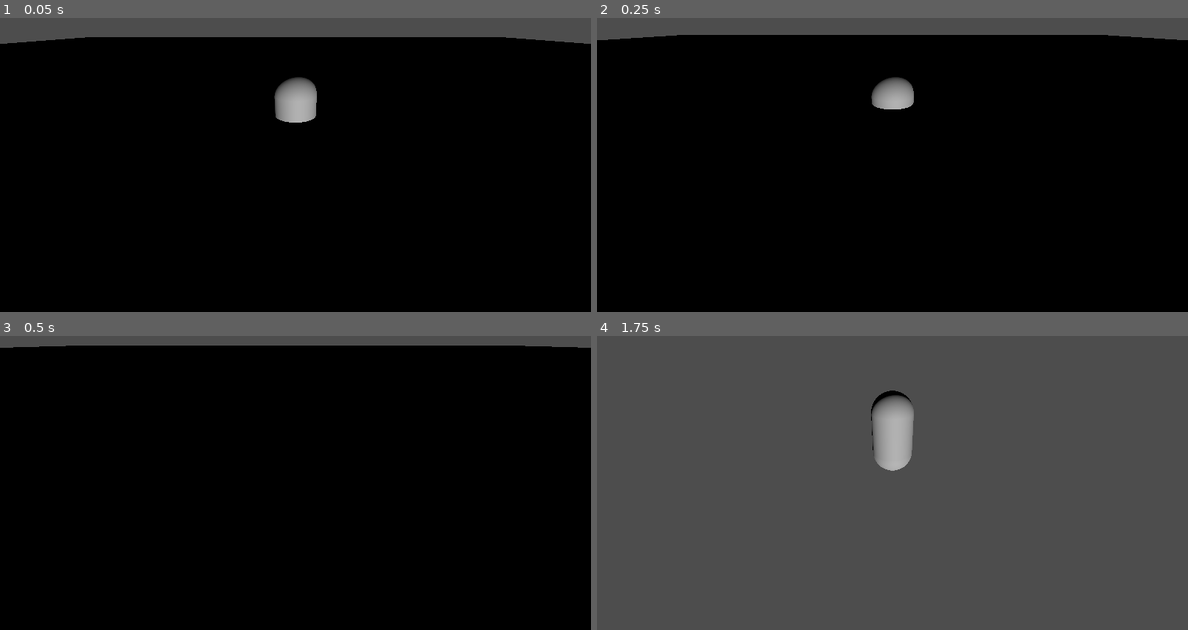
Above: before the commit, frames 1-4 (two rows, left to right).
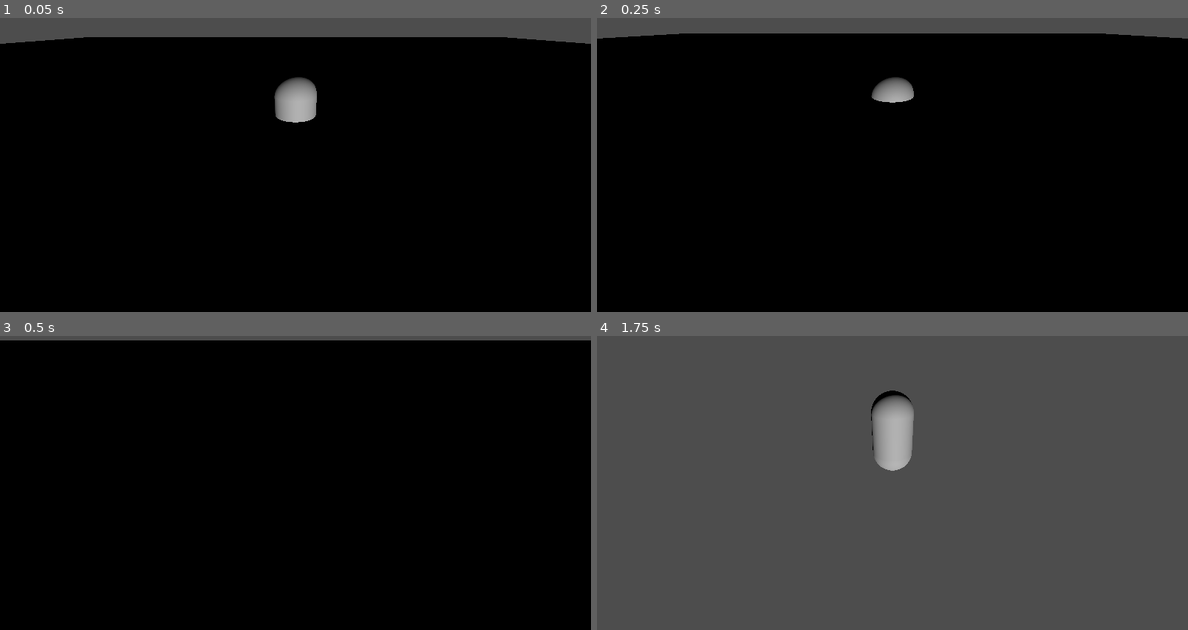
Above: after the commit, the same moments.

Repository: Fredd4e/veil-of-aether-3d
Game: Godot game, scene res://Main.tscn
Same seed, same stepped clock (60 frames per second), same inputs: the game is played once before the commit and once after it.
Inputs:
- Up to frame 1 (0.05 s): no input
- Up to frame 2 (0.25 s): no input
- Up to frame 3 (0.5 s): no input
- Up to frame 4 (1.75 s): tap Enter (ui_accept) at 0.5, 0.77, 1.25, 1.52 s; hold D (move_right) 0.53-1.28 s; tap 1 (cast_fireball) at 0.6 s; tap 3 (cast_heal) at 0.8, 1.35 s; hold S (move_backward) from 1.28 s (still down); tap 2 (cast_iceshard) at 1.55 s

The runs differ from the first frame. In frame 1, less than 0.1% of the frame differs, in the area x 1-99%, y 6-36%; in frame 2, 0.7%; in frame 3, 1.9%, in the area x 0-100%, y 1-5%; in frame 4, less than 0.1%.

Commit message:
Fix player.gd - more robust

Diff:
--- a/player.gd
+++ b/player.gd
@@ -1,7 +1,7 @@
 extends CharacterBody3D
 
-@export var speed = 8.0
-@export var jump_velocity = 12.0
+@export var speed = 7.0
+@export var jump_velocity = 10.0
 
 var gravity = 9.8
 
@@ -9,7 +9,7 @@
 
 func _physics_process(delta):
     if not is_on_floor():
-        velocity.y -= gravity * delta
+        velocity.y -= gravity * delta * 1.5
 
     var input_dir = Input.get_vector("move_left", "move_right", "move_forward", "move_backward")
     var direction = (transform.basis * Vector3(input_dir.x, 0, input_dir.y)).normalized()
@@ -26,16 +26,17 @@
 
     move_and_slide()
 
-    # Magic
     if Input.is_action_just_pressed("cast_fireball"):
-        cast_spell("fireball")
+        cast_spell()
     elif Input.is_action_just_pressed("cast_iceshard"):
-        cast_spell("iceshard")
+        cast_spell()
     elif Input.is_action_just_pressed("cast_heal"):
-        cast_spell("heal")
+        cast_spell()
 
-func cast_spell(spell):
-    print("Casting: " + spell)
-    particles.emitting = true
-    await get_tree().create_timer(0.6).timeout
-    particles.emitting = false
+func cast_spell():
+    print("Spell cast!")
+    if particles:
+        particles.emitting = true
+        await get_tree().create_timer(0.5).timeout
+        if particles:
+            particles.emitting = false
